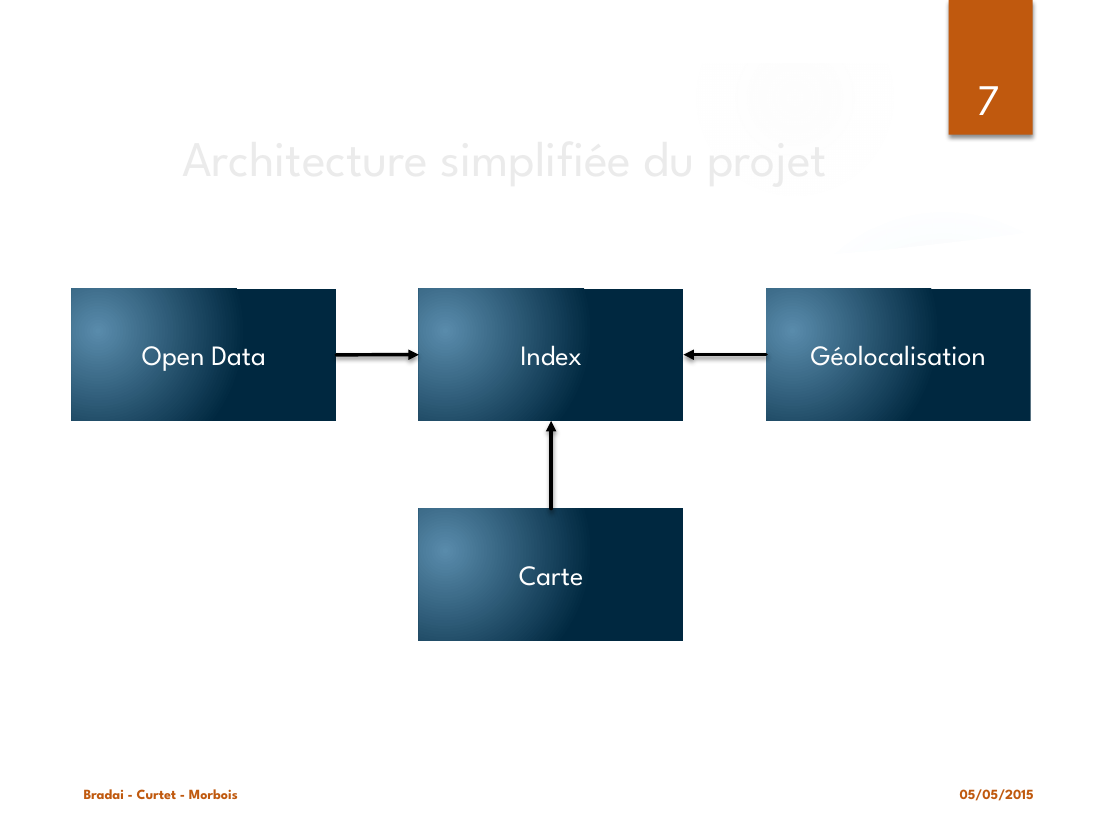
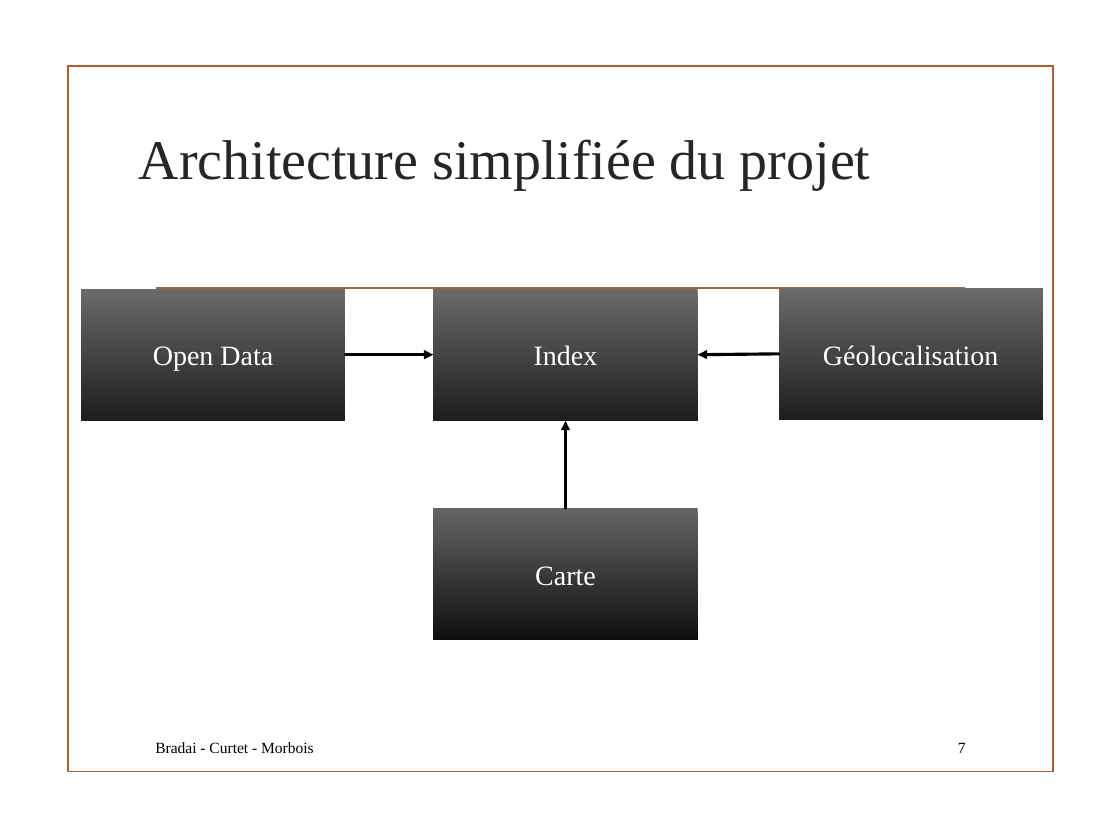
Before and after one commit to haithambradai/archi-velo, a slide deck: slide 7 of Projet ArchiWeb.pptx. Drawn at 1120x840 pixels with LibreOffice and Linux fonts; fonts in the diff are those of the drawing; background and template pictures are left out. Boxes give left, top, right and bottom in pixels: in the first picture for what was removed or moved away, otherwise in the second. Text is boxed around its words. In the diff, an @@ line names an element or a change of style, - is before the commit and + after.

```diff
--- a/Projet ArchiWeb.pptx
+++ b/Projet ArchiWeb.pptx
@@ group removed at <box>0,0,1120,840</box>: 5 ellipses, 3 freeform shapes @@
@@ rectangle removed at <box>949,0,1033,134</box> @@
@@ rectangle added at <box>68,66,1053,772</box>, outline #B15E28 1.25 pt @@
@@ title "Architecture simplifiée du projet" at <box>139,139,870,190</box>: size 32 to 36 pt, font League Spartan to Times New Roman, text colour #EBEBEB to #262626 @@
@@ rectangle "Open Data": place and size @@
-rectangle "Open Data" at <box>72,289,336,421</box>
+rectangle "Open Data" at <box>81,289,345,421</box>
@@ line added from (157, 289) to (964, 289), #B15E28 1.25 pt @@
@@ font League Spartan to Times New Roman; fill gradient #5A8CAB to #002841 to gradient #6B6B6B to #1F1F1F in 3 elements at <box>81,289,345,421</box>, <box>778,288,1043,420</box>, <box>433,289,698,421</box> @@
@@ rectangle "Géolocalisation": place and size @@
-rectangle "Géolocalisation" at <box>766,289,1030,421</box>
+rectangle "Géolocalisation" at <box>778,288,1043,420</box>
@@ arrow moved from (336, 355) - (419, 355) to (345, 355) - (433, 355) @@
@@ arrow (345, 355) - (433, 355): stroke #000000 2.25 pt to #000000 2 pt @@
@@ 2 rectangles, 2 arrows: place and size @@
-2 rectangles, 2 arrows at <box>419,289,766,641</box>
+2 rectangles, 2 arrows at <box>433,289,778,641</box>
@@ arrow (778, 354) - (698, 355): stroke #000000 2.25 pt to #000000 2 pt @@
@@ arrow (566, 508) - (566, 421): stroke #000000 2.25 pt to #000000 2 pt @@
@@ rectangle "Carte" at <box>433,508,698,641</box>: font League Spartan to Times New Roman; fill gradient #5A8CAB to #002841 to gradient #656565 to #0F0F0F @@
@@ text "Bradai - Curtet - Morbois": place and size @@
-text "Bradai - Curtet - Morbois" at <box>84,789,238,799</box>
+text "Bradai - Curtet - Morbois" at <box>155,742,314,753</box>
@@ text "Bradai - Curtet - Morbois" at <box>155,742,314,753</box>: size 9 to 10 pt, font League Spartan to Times New Roman, text colour #C0590E to #000000, bold off; vertical alignment bottom to middle @@
@@ page number: place and size @@
-page number at <box>978,86,1001,115</box>
+page number at <box>958,742,966,753</box>
@@ page number at <box>958,742,966,753</box>: size 28 to 10 pt, font League Spartan to Times New Roman, text colour #FFFFFF to #000000; alignment centre to right; vertical alignment bottom to middle @@
@@ text removed at <box>960,789,1034,801</box> @@
-05/05/2015
```
Also in this commit, not shown: 16 other slides changed.
